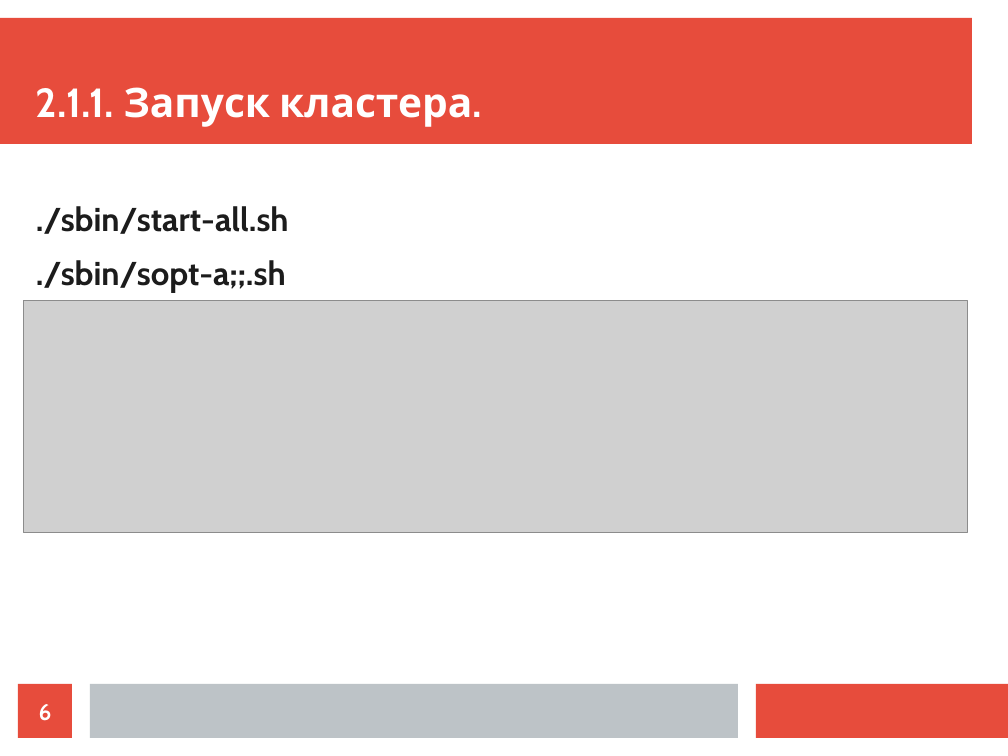
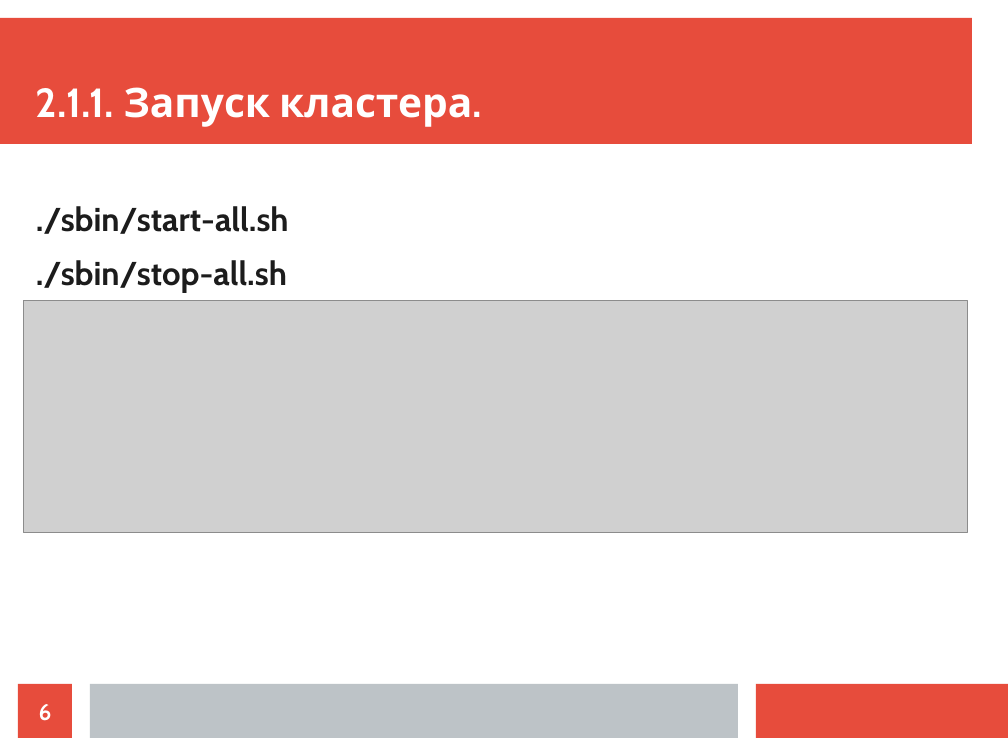
Before and after one commit to ilya1st/spark-samples, a slide deck: slide 6 of report_plan/report.odp. Drawn at 1008x756 pixels with LibreOffice and Linux fonts; fonts in the diff are those of the drawing; grey boxes stand for pictures. Boxes give left, top, right and bottom in pixels: in the first picture for what was removed or moved away, otherwise in the second. Text is boxed around its words. In the diff, an @@ line names an element or a change of style, - is before the commit and + after.

```diff
--- a/report_plan/report.odp
+++ b/report_plan/report.odp
@@ text at <box>36,260,287,292</box>: text changed @@
-./sbin/sopt-a;;.sh
+./sbin/stop-all.sh
```
Also in this commit, not shown: 2 other slides changed, 3 slides added, 3 slides removed, 2 other files.
